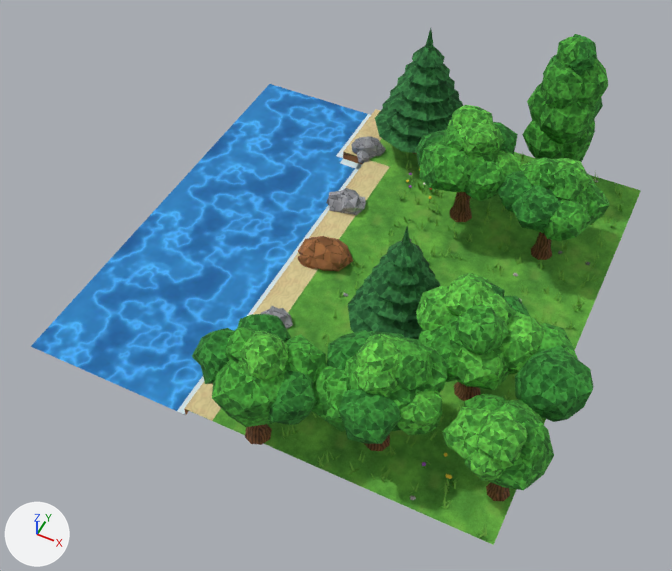
The glTF model assets/models/town_b/chunk_0_0.glb: old version first, new version second.
Camera for both pictures: a 50 mm lens placed at (17.4, -28.4, 23.8), pointed at (8.4, -10.4, 1.3). The lights are fixed; the arrows at lower left show +X, +Y and +Z. The older version comes first. Vertices at exactly the same position are counted once.

In view in the first picture: 'chunk_0_0'.
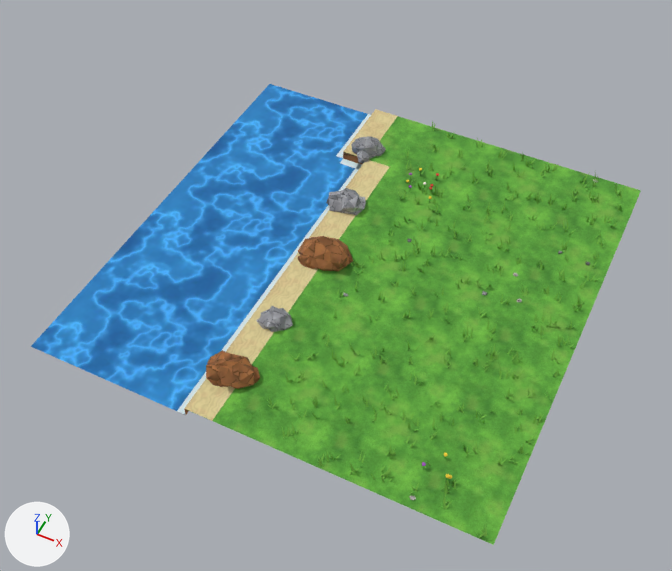
Changed parts and their boxes [x1, y1, x2, y2] in the pictures (672 x 571 px):
'chunk_0_0', reshaped (11% shorter): before [31, 28, 641, 545]; after [31, 84, 641, 545]
part 1 of me_chunk_0_0, deleted (green): before [192, 28, 610, 501]

Patch to the scene script:
```diff
--- a/assets/models/town_b/chunk_0_0.glb.py
+++ b/assets/models/town_b/chunk_0_0.glb.py
@@ me_chunk_0_0 @@
 # used by ob_chunk_0_0; location = (0.0, 0.0, 0.0)
-me_chunk_0_0.from_pydata(...)  # 10455 vertices, 15007 faces; spans x 0.0..17.0, y -17.0..0.4, z -0.5..6.4
+me_chunk_0_0.from_pydata(...)  # 6617 vertices, 7563 faces; spans x 0.0..16.0, y -16.0..0.0, z -0.5..0.8
+# me_chunk_0_0 part 1: 113 loose pieces with 3838 vertices, spanning x 5.8..17.0, y -17.0..0.4, z 0.0..6.4, are deleted
 me_chunk_0_0.materials.append(mat_water)
@@ me_chunk_0_0 @@
 me_chunk_0_0.materials.append(mat_flower_w)
-me_chunk_0_0.materials.append(mat_trunk)
-me_chunk_0_0.materials.append(mat_leaf_a)
-me_chunk_0_0.materials.append(mat_leaf_c)
 me_chunk_0_0.materials.append(mat_rock_dark)
-me_chunk_0_0.materials.append(mat_leaf_pine)
```
